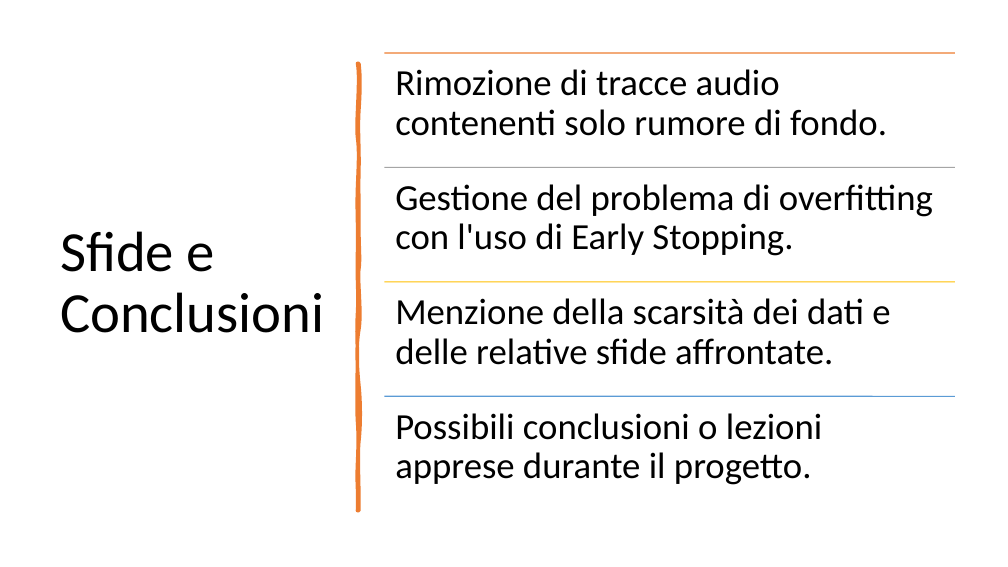
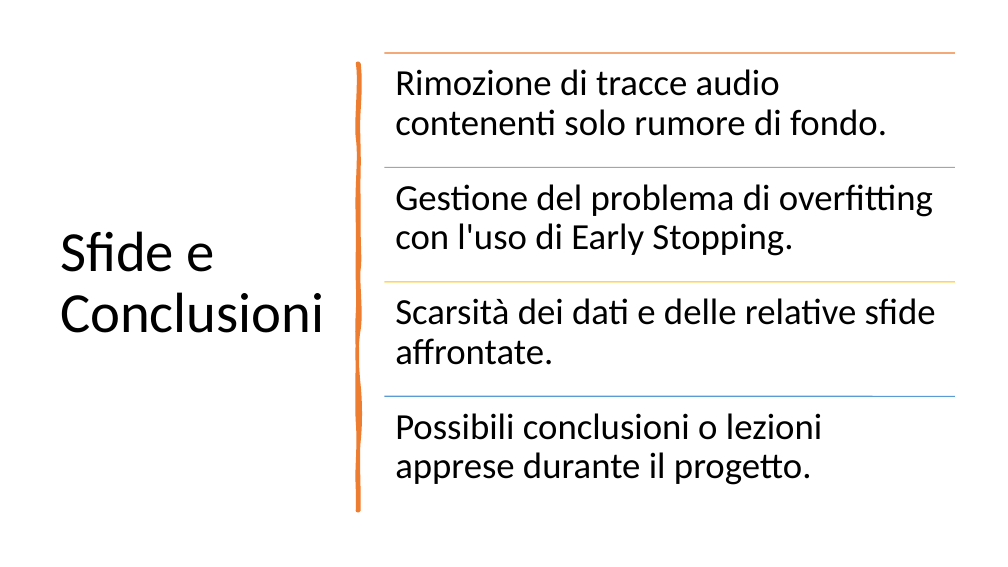
Before and after one commit to stecno04/speech-recognition-cnn, a slide deck: slide 6 of Carobene_Stefano_ML.pptx (slide 5 before the commit). Drawn at 1008x567 pixels with LibreOffice and Linux fonts; fonts in the diff are those of the drawing. Boxes give left, top, right and bottom in pixels: in the first picture for what was removed or moved away, otherwise in the second. Text is boxed around its words. In the diff, an @@ line names an element or a change of style, - is before the commit and + after.

```diff
--- a/Carobene_Stefano_ML.pptx
+++ b/Carobene_Stefano_ML.pptx
@@ text at [395,298,936,365]: text changed @@
-Menzione della scarsità dei dati e delle relative sfide affrontate.
+Scarsità dei dati e delle relative sfide affrontate.
```
Also in this commit, not shown: 2 other slides changed, 2 slides added, 6 other files.
